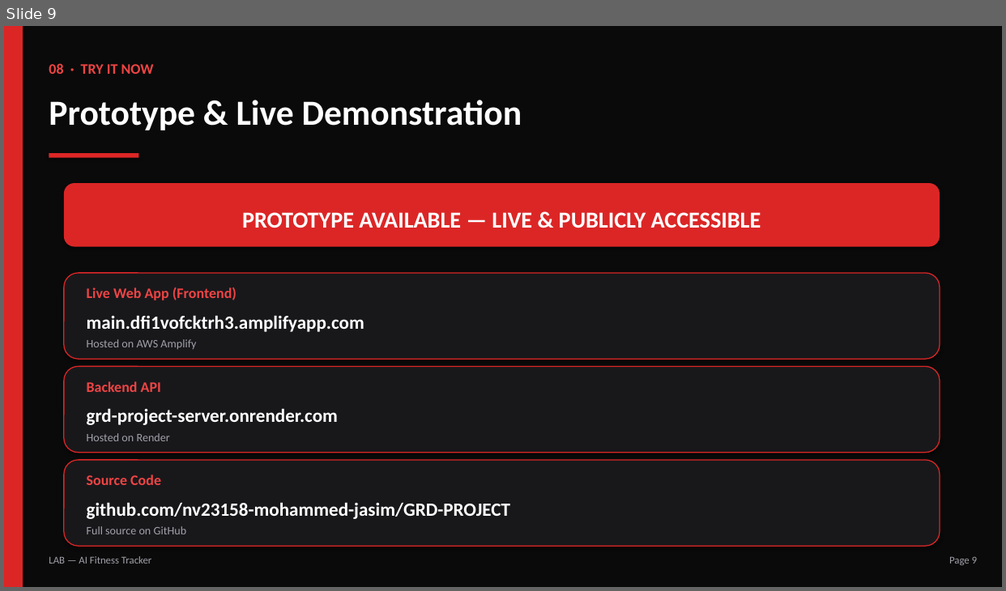
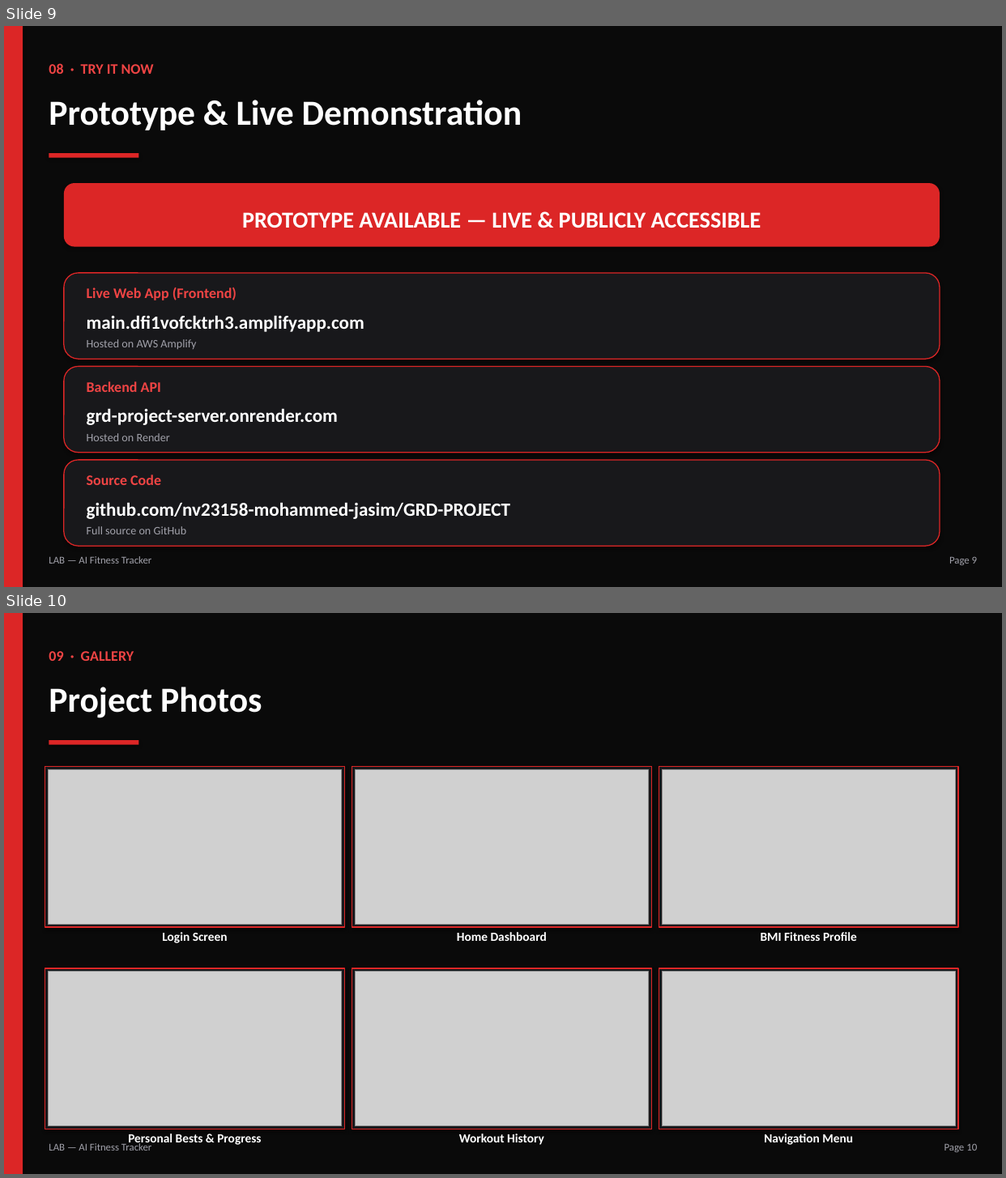
Before and after one commit to nv23158-mohammed-jasim/GRD-PROJECT, a slide deck: attached_assets/LAB_Project_Presentation.pptx. Shown one above the other, each under a label of ours: slide 9 before the commit, slides 9 and 10 after it. The pictures are 1006x591 and 1006x1178 pixels, drawn with LibreOffice and Linux fonts; fonts in the diff are those of the drawing; grey boxes stand for pictures. Boxes give left, top, right and bottom in pixels: in the first picture for what was removed or moved away, otherwise in the second. Text is boxed around its words. In the diff, an @@ line names an element or a change of style, - is before the commit and + after.

```diff
--- a/attached_assets/LAB_Project_Presentation.pptx
+++ b/attached_assets/LAB_Project_Presentation.pptx
@@ slide 10 added at bbox=[4, 613, 1002, 1174], background #FFFFFF @@
@@ rectangle added at bbox=[4, 613, 1002, 1174], fill #0A0A0A @@
@@ rectangle added at bbox=[4, 613, 23, 1174], fill #DC2626 @@
@@ text added at bbox=[49, 651, 134, 661], 14 pt, text #EF4444, bold @@
+09 · GALLERY
@@ text added at bbox=[49, 687, 262, 718], 34 pt, text #FFFFFF, bold @@
+Project Photos
@@ rectangle added at bbox=[49, 740, 138, 745], fill #DC2626 @@
@@ rectangle added at bbox=[45, 766, 345, 927], fill #18181B, outline #DC2626 1 pt @@
@@ picture added at bbox=[49, 769, 342, 924] @@
@@ rectangle added at bbox=[352, 766, 651, 927], fill #18181B, outline #DC2626 1 pt @@
@@ picture added at bbox=[355, 769, 649, 924] @@
@@ rectangle added at bbox=[659, 766, 958, 927], fill #18181B, outline #DC2626 1 pt @@
@@ picture added at bbox=[662, 769, 956, 924] @@
@@ text added at bbox=[162, 932, 228, 943], 12 pt, text #FFFFFF, bold @@
+Login Screen
@@ text added at bbox=[457, 932, 547, 941], 12 pt, text #FFFFFF, bold @@
+Home Dashboard
@@ text added at bbox=[761, 932, 857, 941], 12 pt, text #FFFFFF, bold @@
+BMI Fitness Profile
@@ rectangle added at bbox=[45, 969, 345, 1130], fill #18181B, outline #DC2626 1 pt @@
@@ picture added at bbox=[49, 972, 342, 1127] @@
@@ rectangle added at bbox=[352, 969, 651, 1130], fill #18181B, outline #DC2626 1 pt @@
@@ picture added at bbox=[355, 972, 649, 1127] @@
@@ rectangle added at bbox=[659, 969, 958, 1130], fill #18181B, outline #DC2626 1 pt @@
@@ picture added at bbox=[662, 972, 956, 1127] @@
@@ text added at bbox=[49, 1142, 151, 1151], 10 pt, text #A1A1AA @@
+LAB — AI Fitness Tracker
@@ text added at bbox=[128, 1134, 261, 1147], 12 pt, text #FFFFFF, bold @@
+Personal Bests & Progress
@@ text added at bbox=[459, 1134, 544, 1145], 12 pt, text #FFFFFF, bold @@
+Workout History
@@ text added at bbox=[764, 1134, 853, 1145], 12 pt, text #FFFFFF, bold @@
+Navigation Menu
@@ text added at bbox=[944, 1144, 977, 1152], 10 pt, text #A1A1AA @@
+Page 10
```
Also in this commit, not shown: 1 slide removed, 9 other files.
